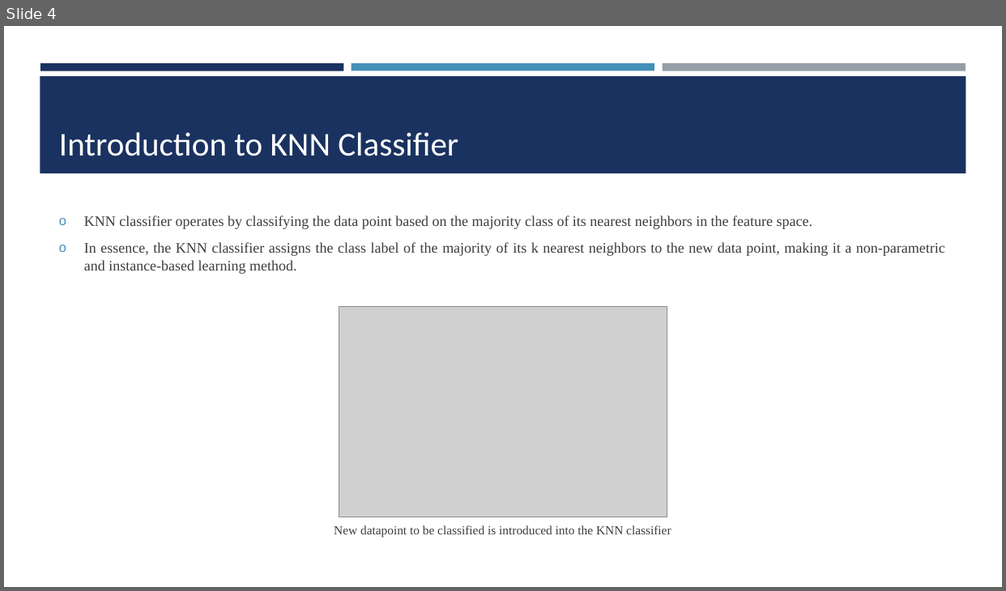
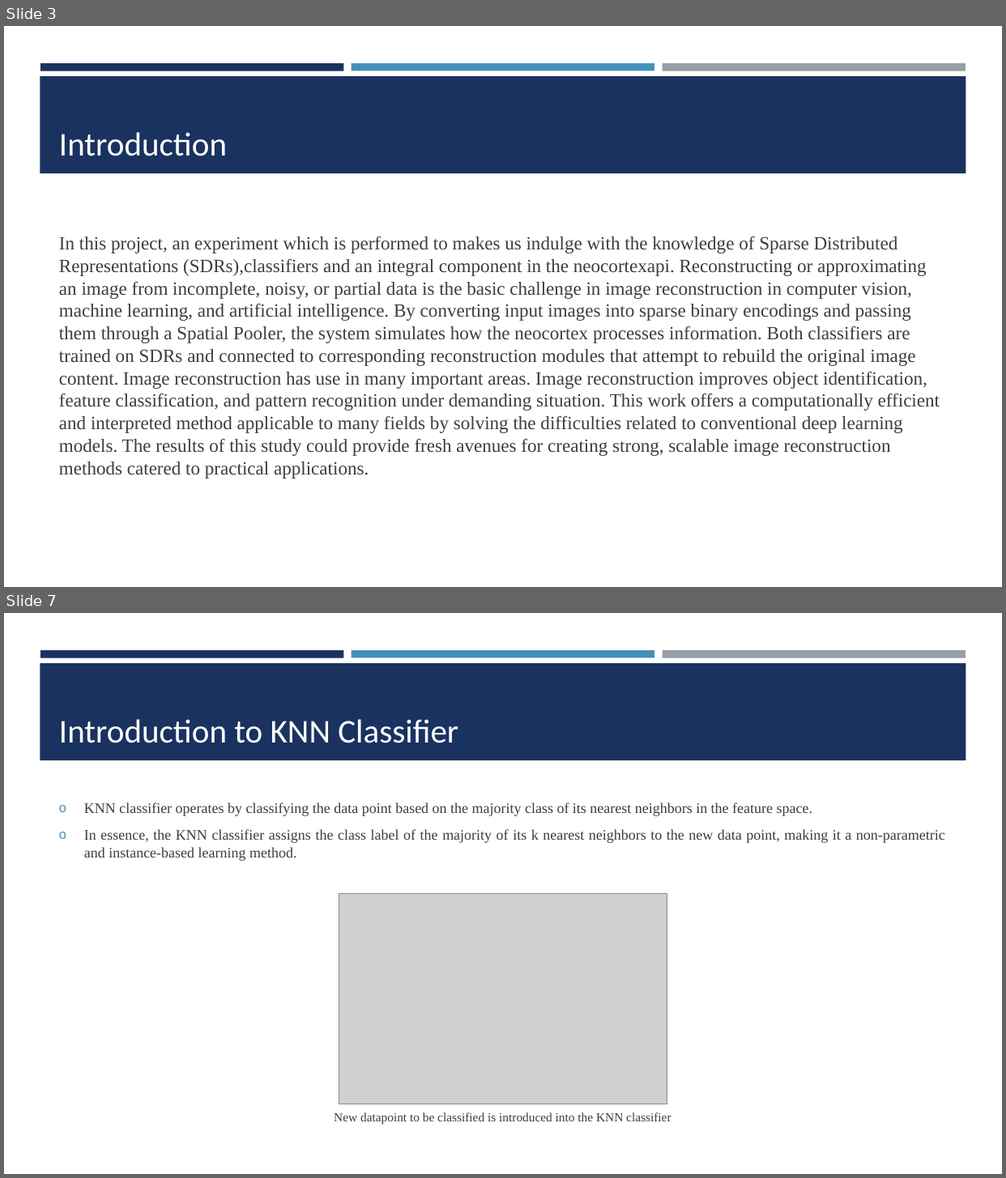
Before and after one commit to Abwahab55/neocortexapi-AppHorozon, a slide deck: source/Samples/Documentation/PPT_ML 2425-01 Investigate Image Reconstruction by Using Classifiers.pptx. Shown one above the other, each under a label of ours: slide 4 before the commit, slides 3 and 7 after it; the slides between them are not shown. The pictures are 1006x591 and 1006x1178 pixels, drawn with LibreOffice and Linux fonts; fonts in the diff are those of the drawing; grey boxes stand for pictures. Boxes give left, top, right and bottom in pixels: in the first picture for what was removed or moved away, otherwise in the second. Text is boxed around its words. In the diff, an @@ line names an element or a change of style, - is before the commit and + after.

```diff
--- a/source/Samples/Documentation/PPT_ML 2425-01 Investigate Image Reconstruction by Using Classifiers.pptx
+++ b/source/Samples/Documentation/PPT_ML 2425-01 Investigate Image Reconstruction by Using Classifiers.pptx
@@ slide 3 added at [4,26,1002,587], background #FFFFFF; not listed: 4 template elements that a slide beside it also shows @@
@@ title added at [59,132,227,156], 32 pt, text #FFFFFF @@
+Introduction
@@ text added at [59,236,940,479], 18 pt, text #3D3D3D @@
+In this project, an experiment which is performed to makes us indulge with the knowledge of Sparse Distributed Representations (SDRs),classifiers and an integral component in the neocortexapi. Reconstructing or approximating an image from incomplete, noisy, or partial data is the basic challenge in image reconstruction in computer vision, machine learning, and artificial intelligence. By converting input images into sparse binary encodings and passing them through a Spatial Pooler, the system simulates how the neocortex processes information. Both classifiers are trained on SDRs and connected to corresponding reconstruction modules that attempt to rebuild the original image content. Image reconstruction has use in many important areas. Image reconstruction improves object identification, feature classification, and pattern recognition under demanding situation. This work offers a computationally efficient and interpreted method applicable to many fields by solving the difficulties related to conventional deep learning models. The results of this study could provide fresh avenues for creating strong, scalable image reconstruction methods catered to practical applications.
@@ what was slide 4 is now slide 7 @@
```
Also in this commit, not shown: 6 slides changed, 1 other slide added, 7 other files.
